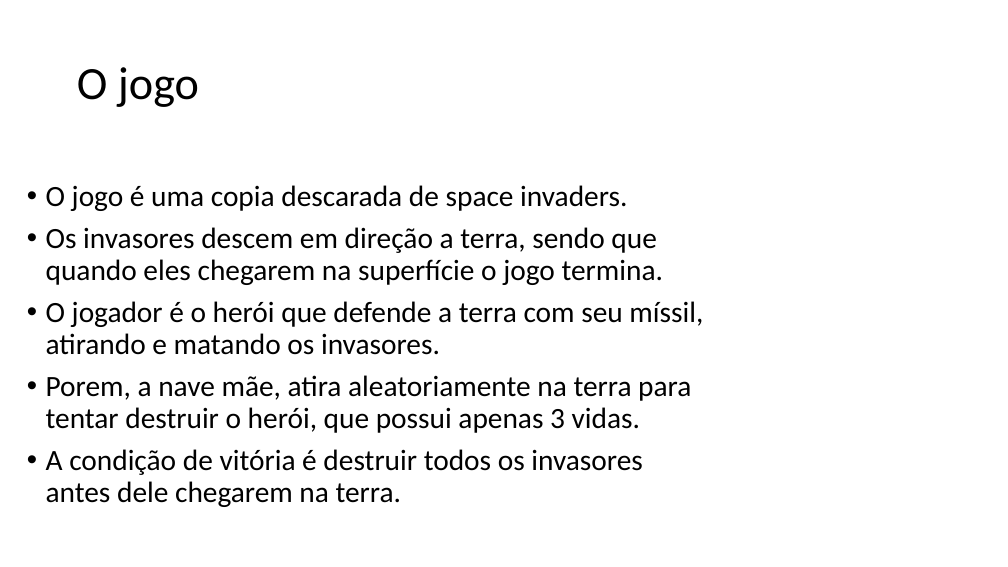
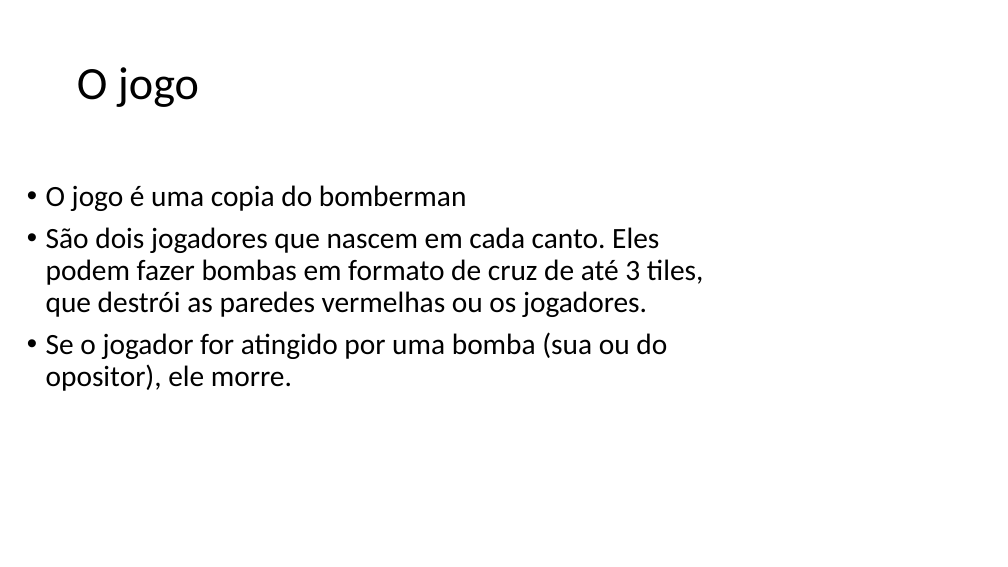
Before and after one commit to ropumar/INF1805, a slide deck: slide 2 of ProjetoFinal/invasores do espaco.pptx. Drawn at 1008x567 pixels with LibreOffice and Linux fonts; fonts in the diff are those of the drawing. Boxes give left, top, right and bottom in pixels: in the first picture for what was removed or moved away, otherwise in the second. Text is boxed around its words. In the diff, an @@ line names an element or a change of style, - is before the commit and + after.

```diff
--- a/ProjetoFinal/invasores do espaco.pptx
+++ b/ProjetoFinal/invasores do espaco.pptx
@@ text at (x1=46, y1=185, x2=703, y2=391): text changed @@
-• O jogo é uma copia descarada de space invaders.
-• Os invasores descem em direção a terra, sendo que quando eles chegarem na superfície o jogo termina.
-• O jogador é o herói que defende a terra com seu míssil, atirando e matando os invasores.
-• Porem, a nave mãe, atira aleatoriamente na terra para tentar destruir o herói, que possui apenas 3 vidas.
-• A condição de vitória é destruir todos os invasores antes dele chegarem na terra.
+• O jogo é uma copia do bomberman
+• São dois jogadores que nascem em cada canto. Eles podem fazer bombas em formato de cruz de até 3 tiles, que destrói as paredes vermelhas ou os jogadores.
+• Se o jogador for atingido por uma bomba (sua ou do opositor), ele morre.
```
Also in this commit, not shown: 2 other slides changed, 5 slides added, 4 slides removed, 2 other files.
